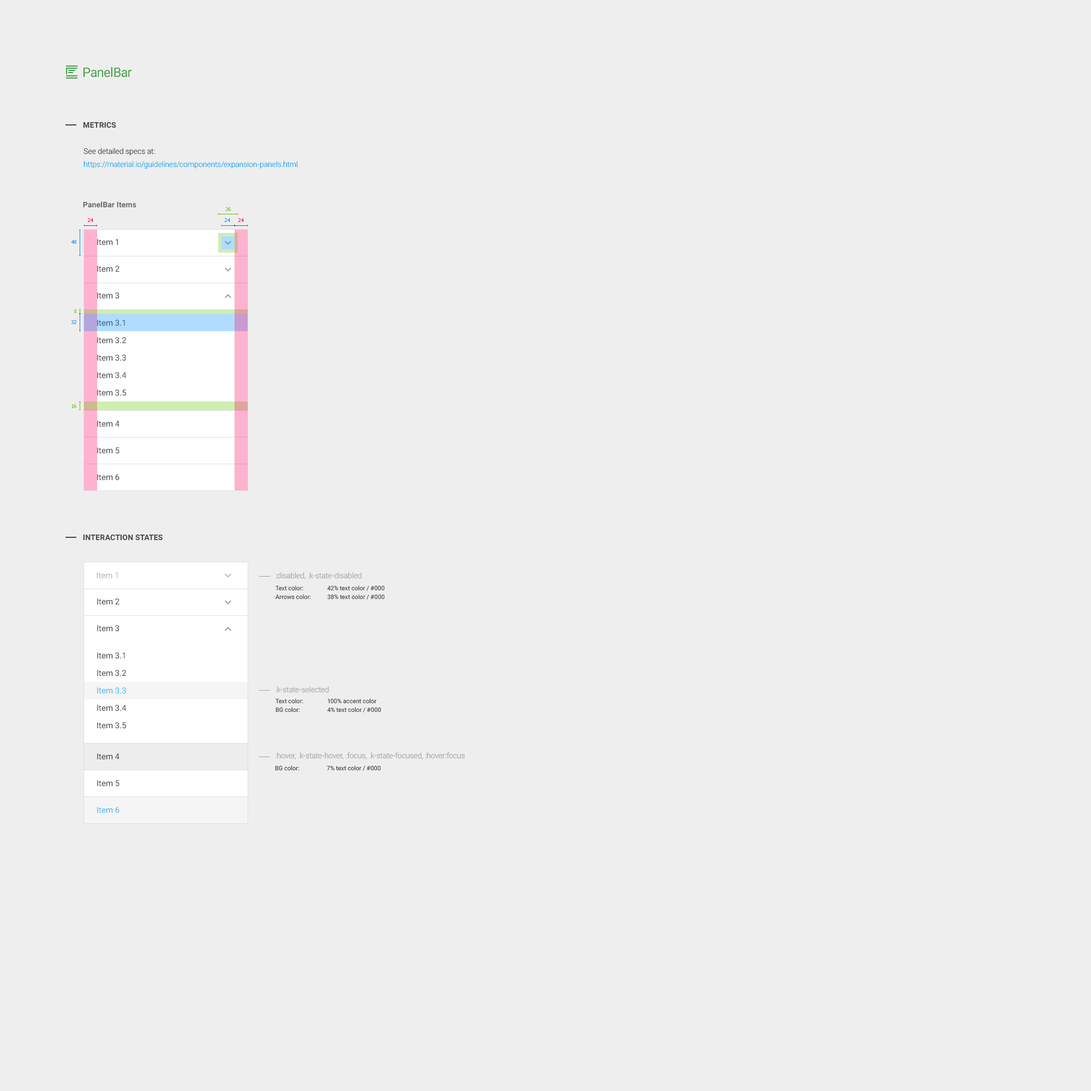
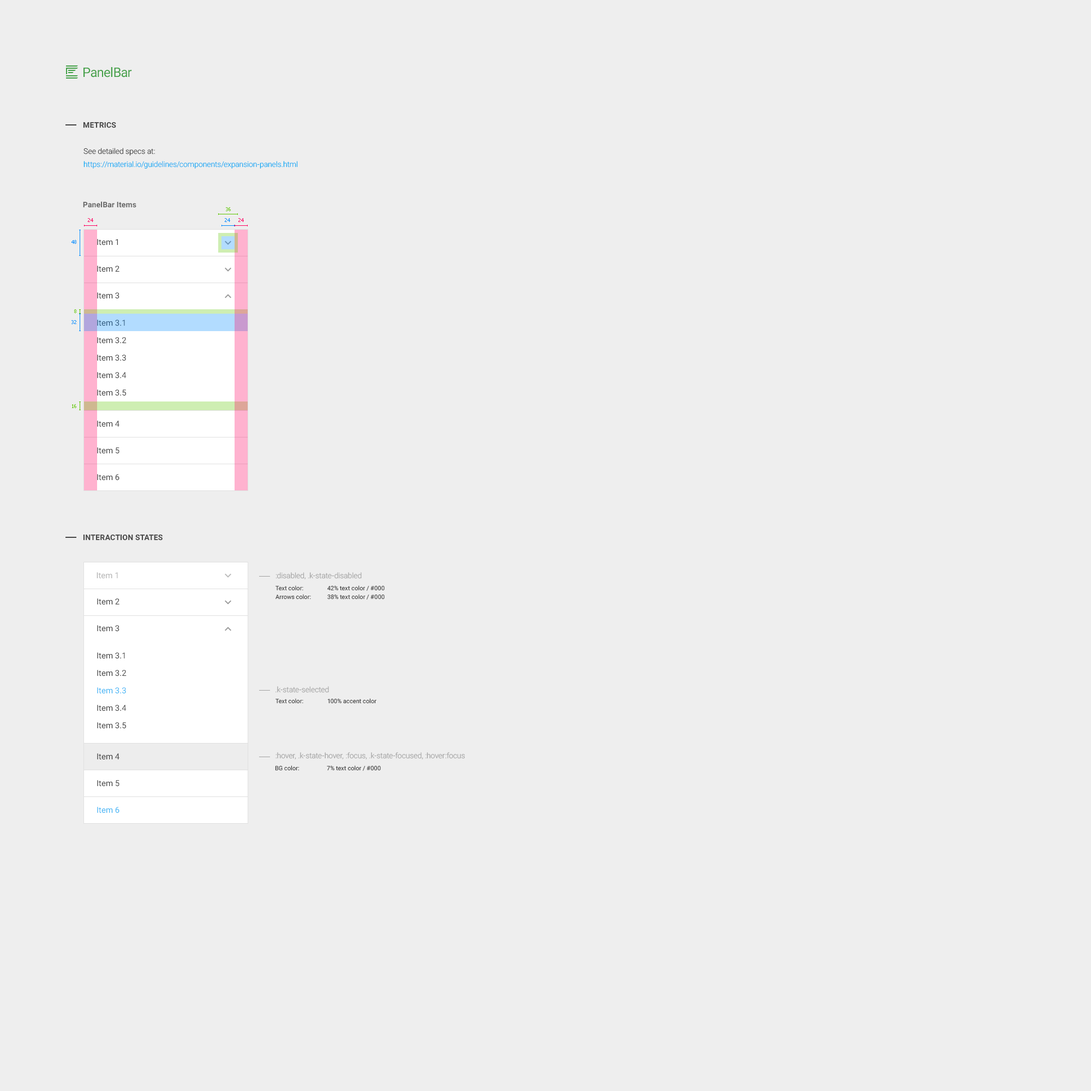
The second 1091×1091 image is a revision of the first. Changes to its layers:
hid "48" (1st of 5, in "PanelBar" › "Interaction States" › "Panelbar Items" › "Group 2") over bbox(84, 797, 248, 824)
hid "48" (2nd of 5, in "PanelBar" › "Interaction States" › "Panelbar Items" › "Group 2") over bbox(84, 682, 248, 700)
renamed "100% accent color 4% text color / #000" to "100% accent color", painted on it over bbox(327, 707, 382, 713)
renamed "Text color: BG color:" to "Text color:", painted on it over bbox(275, 707, 301, 713)
